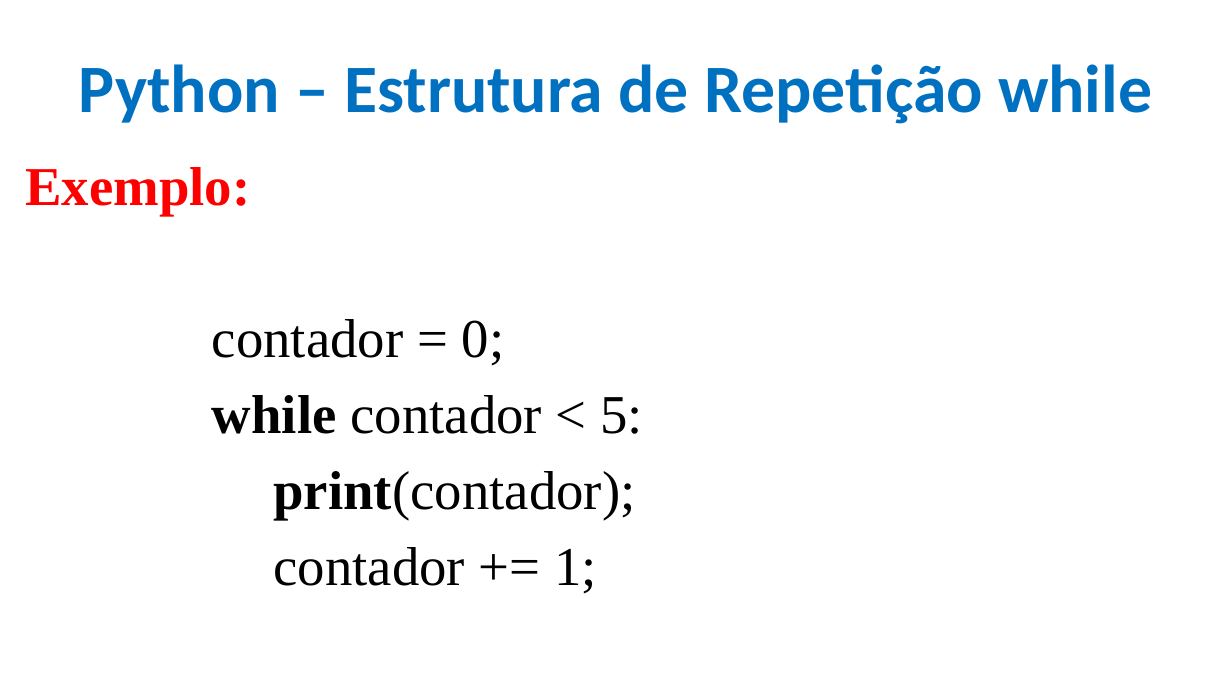
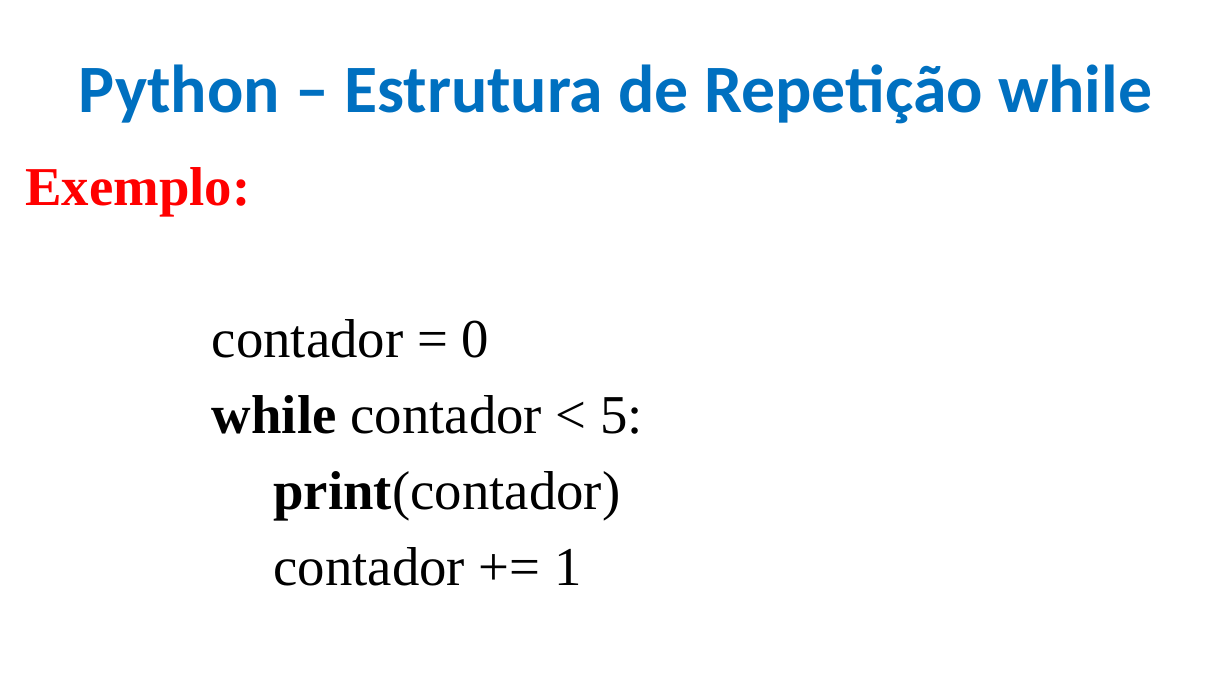
Before and after one commit to CloudEducationBrazil/WydenUniRuyPythonRAD, a slide deck: slide 4 of 01 Classes/Aula 06 RAD Python - Estrutura de Repetição While.pptx. Drawn at 1232x693 pixels with LibreOffice and Linux fonts; fonts in the diff are those of the drawing; background and template pictures are left out. Boxes give left, top, right and bottom in pixels: in the first picture for what was removed or moved away, otherwise in the second. Text is boxed around its words. In the diff, an @@ line names an element or a change of style, - is before the commit and + after.

```diff
--- a/01 Classes/Aula 06 RAD Python - Estrutura de Repetição While.pptx
+++ b/01 Classes/Aula 06 RAD Python - Estrutura de Repetição While.pptx
@@ text at [212, 319, 489, 358]: text changed @@
-      contador = 0;
+      contador = 0
@@ text at [274, 471, 621, 586]: text changed @@
-      print(contador);
-      contador += 1;
+      print(contador)
+      contador += 1
```
Also in this commit, not shown: 2 other slides changed, 7 other files.
